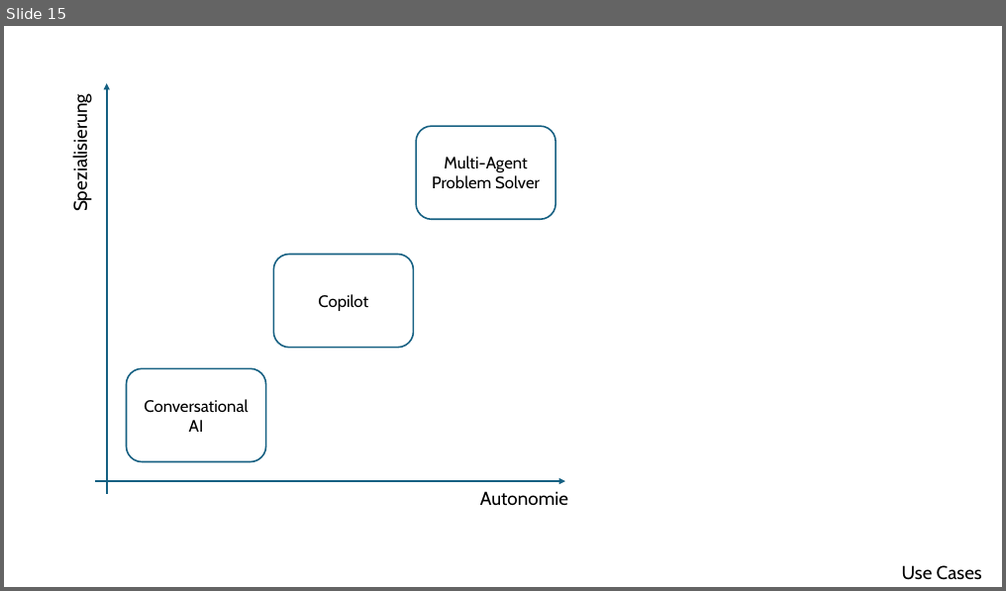
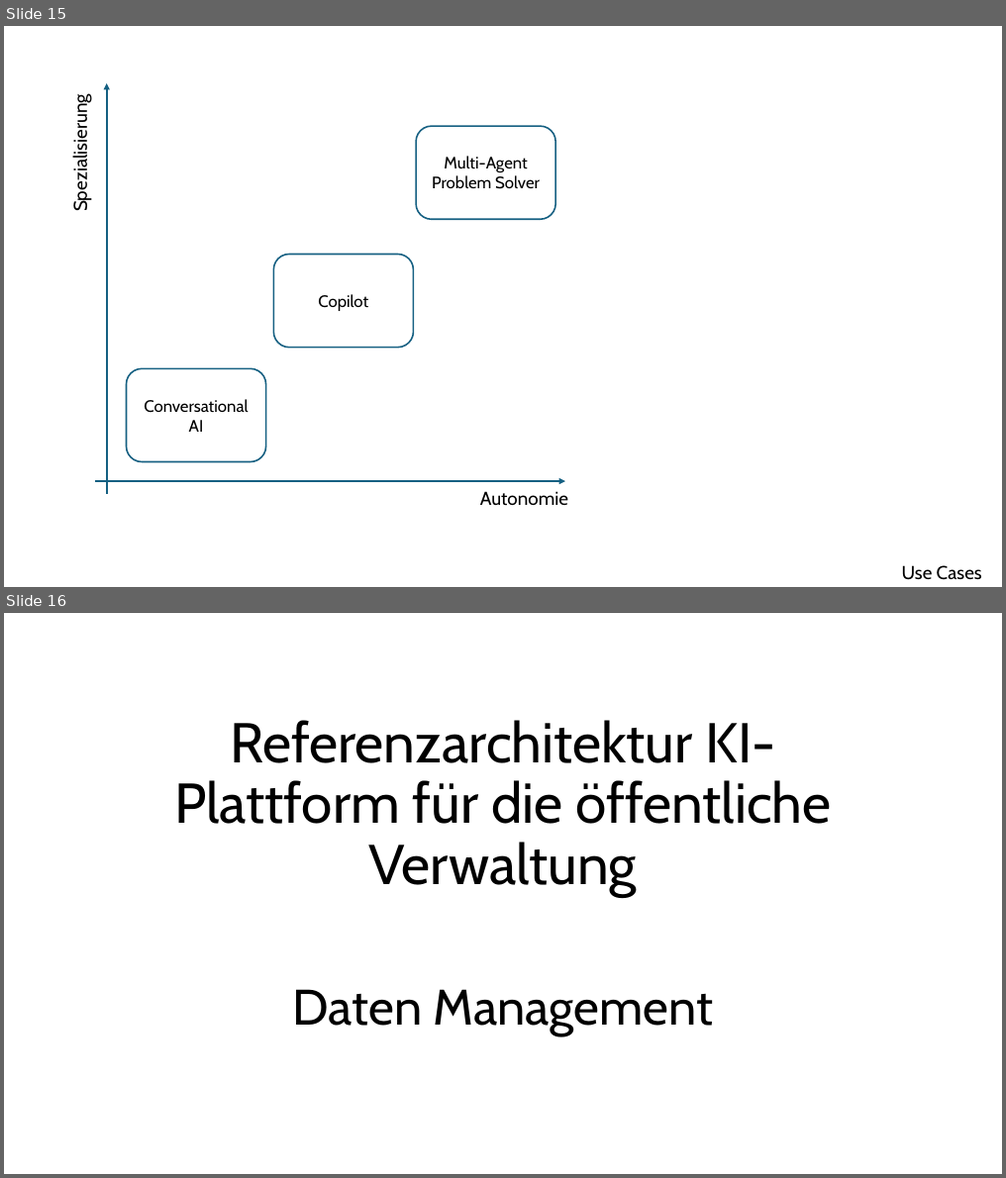
Before and after one commit to dneumnn/RAKIPOEV, a slide deck: RAKIPOEV-docs/docs/ppt/Building-Blocks.pptx. Shown one above the other, each under a label of ours: slide 15 before the commit, slides 15 and 16 after it. The pictures are 1006x591 and 1006x1178 pixels, drawn with LibreOffice and Linux fonts; fonts in the diff are those of the drawing. Boxes give left, top, right and bottom in pixels: in the first picture for what was removed or moved away, otherwise in the second. Text is boxed around its words. In the diff, an @@ line names an element or a change of style, - is before the commit and + after.

Commit message:
datenmanagement

```diff
--- a/RAKIPOEV-docs/docs/ppt/Building-Blocks.pptx
+++ b/RAKIPOEV-docs/docs/ppt/Building-Blocks.pptx
@@ slide 16 added at (4,613,1002,1174), background #FFFFFF @@
@@ title added at (174,720,832,896), 54 pt, text #000000 @@
+Referenzarchitektur KI-Plattform für die öffentliche Verwaltung
@@ subtitle added at (293,989,714,1036), 48 pt, text #000000 @@
+Daten Management
```
Also in this commit, not shown: 1 other slide added, 1 slide removed, 27 other files.
